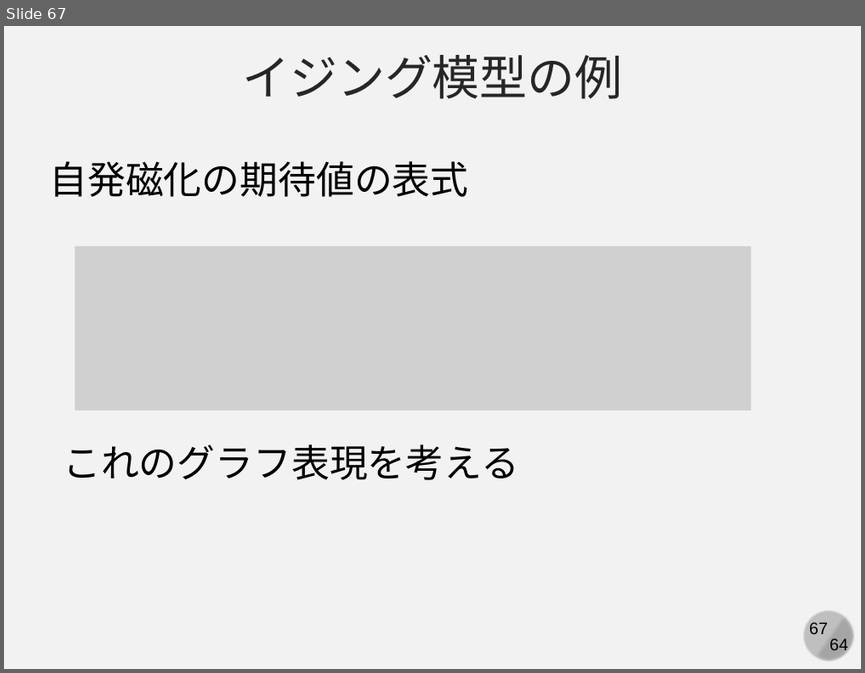
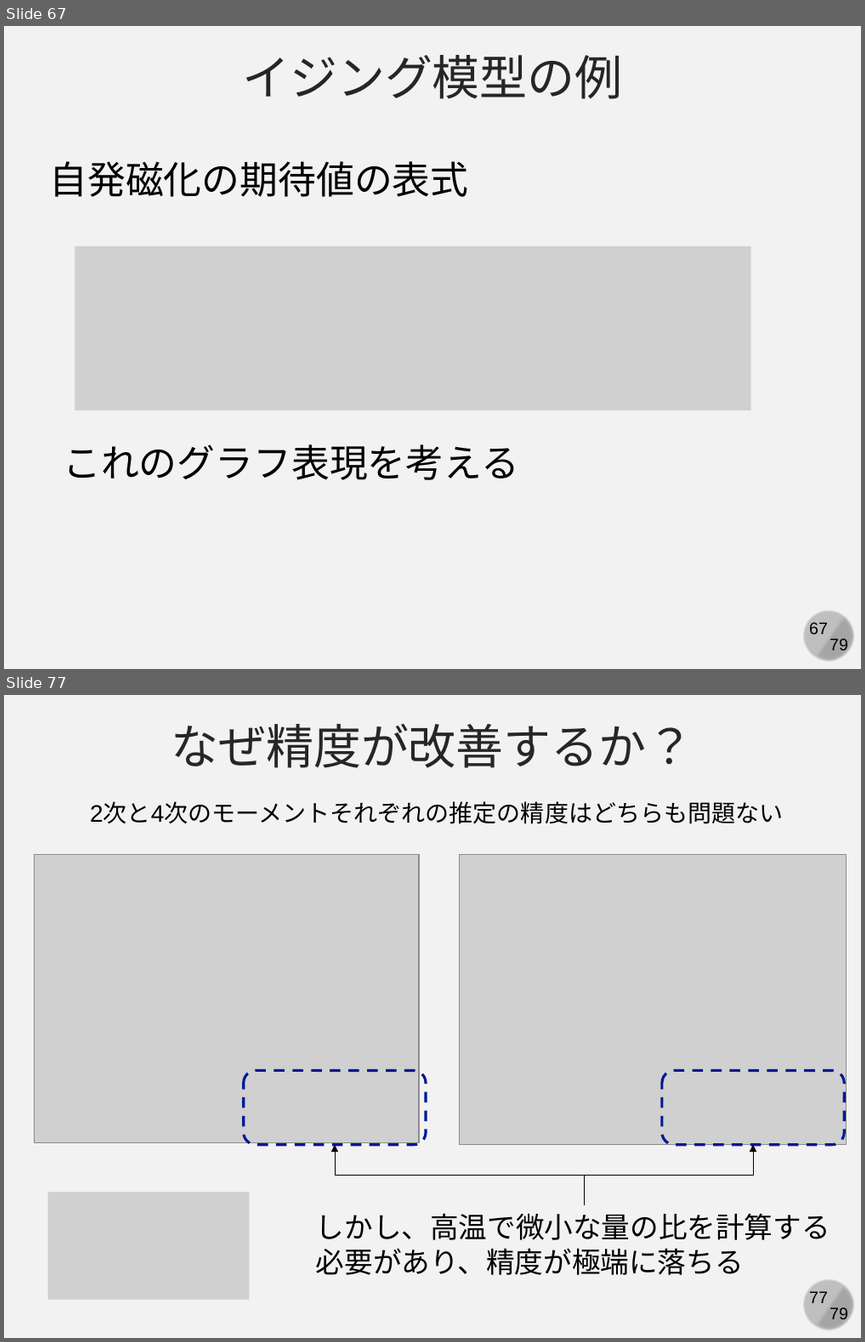
Before and after one commit to kaityo256/simulation_engineering, a slide deck: 04_mc_advanced/simulation04.pptx. Shown one above the other, each under a label of ours: slide 67 before the commit, slides 67 and 77 after it; the slides between them are not shown. The pictures are 865x673 and 865x1342 pixels, drawn with LibreOffice and Linux fonts; fonts in the diff are those of the drawing; grey boxes stand for pictures. Boxes give left, top, right and bottom in pixels: in the first picture for what was removed or moved away, otherwise in the second. Text is boxed around its words. In the diff, an @@ line names an element or a change of style, - is before the commit and + after.

```diff
--- a/04_mc_advanced/simulation04.pptx
+++ b/04_mc_advanced/simulation04.pptx
@@ slide 77 added at (4, 695, 861, 1338), background #F2F2F2; not listed: 4 template elements that a slide beside it also shows @@
@@ text added at (171, 723, 693, 768), 40 pt, text #262626 @@
+なぜ精度が改善するか？
@@ text added at (90, 803, 783, 824), 20 pt, text #000000 @@
+2次と4次のモーメントそれぞれの推定の精度はどちらも問題ない
@@ picture added at (34, 854, 419, 1143) @@
@@ picture added at (459, 854, 846, 1145) @@
@@ picture added at (520, 922, 637, 983) @@
@@ picture added at (95, 929, 212, 990) @@
@@ rounded rectangle added at (244, 1071, 426, 1145), outline #011893 2.25 pt dashed @@
@@ rounded rectangle added at (662, 1071, 845, 1145), outline #011893 2.25 pt dashed @@
@@ elbow arrow added from (584, 1205) to (335, 1145), #000000 0.5 pt @@
@@ elbow arrow added from (584, 1205) to (753, 1145), #000000 0.5 pt @@
@@ picture added at (47, 1192, 249, 1299) @@
@@ text added at (316, 1213, 830, 1275), 24 pt, text #000000 @@
+しかし、高温で微小な量の比を計算する必要があり、精度が極端に落ちる
@@ slide 67 changed as well @@
@@ text at (829, 638, 848, 654): text changed @@
-64
+79
```
Also in this commit, not shown: 67 other slides changed, 10 other slides added, 1 slide removed, 7 other files.
